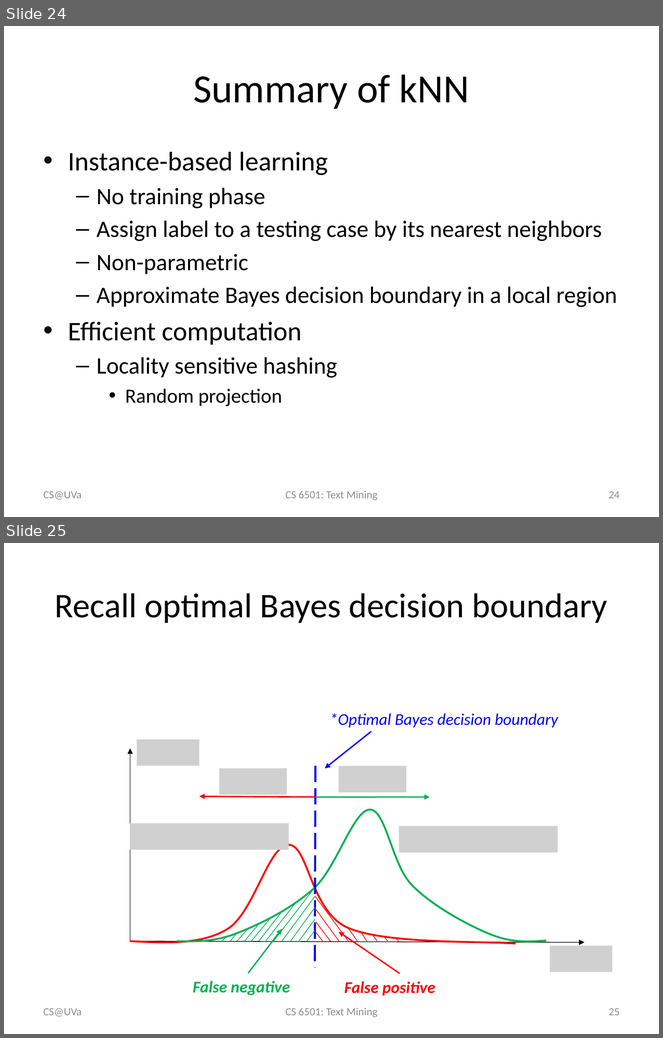
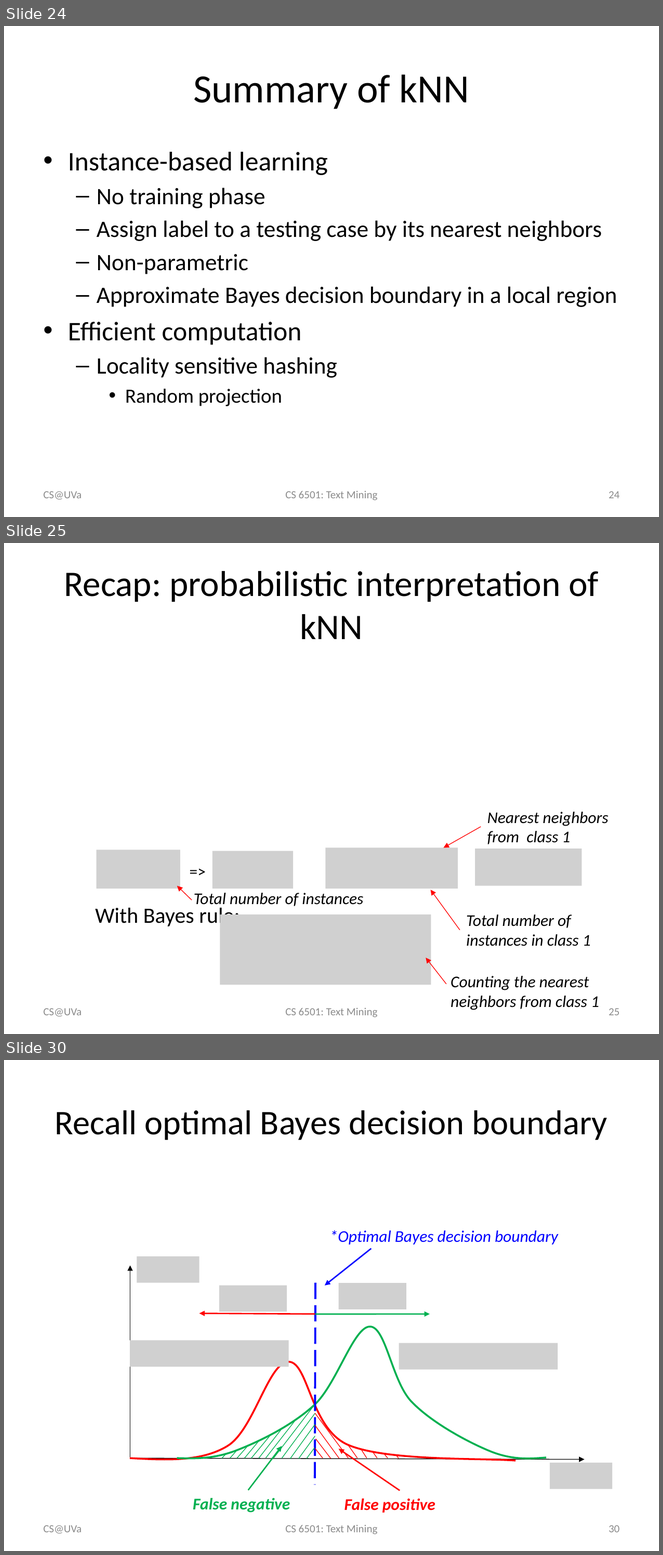
Before and after one commit to wang296/CS6501-Text-Mining, a slide deck: docs/kNN & Naïve Bayes.pptx. Shown one above the other, each under a label of ours: slides 24 and 25 before the commit, slides 24, 25 and 30 after it; the slides between them are not shown. The pictures are 663x1038 and 663x1555 pixels, drawn with LibreOffice and Linux fonts; fonts in the diff are those of the drawing; grey boxes stand for pictures. Boxes give left, top, right and bottom in pixels: in the first picture for what was removed or moved away, otherwise in the second. Text is boxed around its words. In the diff, an @@ line names an element or a change of style, - is before the commit and + after.

```diff
--- a/docs/kNN & Naïve Bayes.pptx
+++ b/docs/kNN & Naïve Bayes.pptx
@@ slide 25 added at (4,543,659,1034), background #FFFFFF @@
@@ title added at (64,571,599,639), 39.6 pt, text #000000 @@
+Recap: probabilistic interpretation of kNN
@@ text added at (488,812,608,845), 18 pt, text #000000, italic @@
+Nearest neighbors from class 1
@@ arrow added from (481, 827) to (443, 848), #FF0000 0.75 pt @@
@@ picture added at (97,850,180,889) @@
@@ picture added at (213,851,293,889) @@
@@ picture added at (326,848,458,888) @@
@@ picture added at (475,849,582,886) @@
@@ text added at (183,858,226,884), 18 pt, text #000000 @@
+=>
@@ arrow added from (192, 900) to (177, 886), #FF0000 0.75 pt @@
@@ text added at (194,893,363,909), 18 pt, text #000000, italic @@
+Total number of instances
@@ arrow added from (460, 930) to (430, 890), #FF0000 0.75 pt @@
@@ text added at (95,908,240,928), 24 pt, text #000000 @@
+With Bayes rule:
@@ picture added at (220,914,431,984) @@
@@ text added at (466,915,591,947), 18 pt, text #000000, italic @@
+Total number of instances in class 1
@@ arrow added from (446, 984) to (426, 958), #FF0000 0.75 pt @@
@@ text added at (451,976,599,1010), 18 pt, text #000000, italic @@
+Counting the nearest neighbors from class 1
@@ text added at (44,1008,82,1017), 12 pt, text #8C8C8C @@
+CS@UVa
@@ text added at (285,1008,377,1018), 12 pt, text #8C8C8C @@
+CS 6501: Text Mining
@@ page number added at (609,1008,620,1016), 12 pt, text #8C8C8C @@
+25
@@ what was slide 25 is now slide 30 @@
@@ page number at (609,1525,620,1533): text changed @@
-25
+30
```
Also in this commit, not shown: 4 other slides added, 7 other files.
